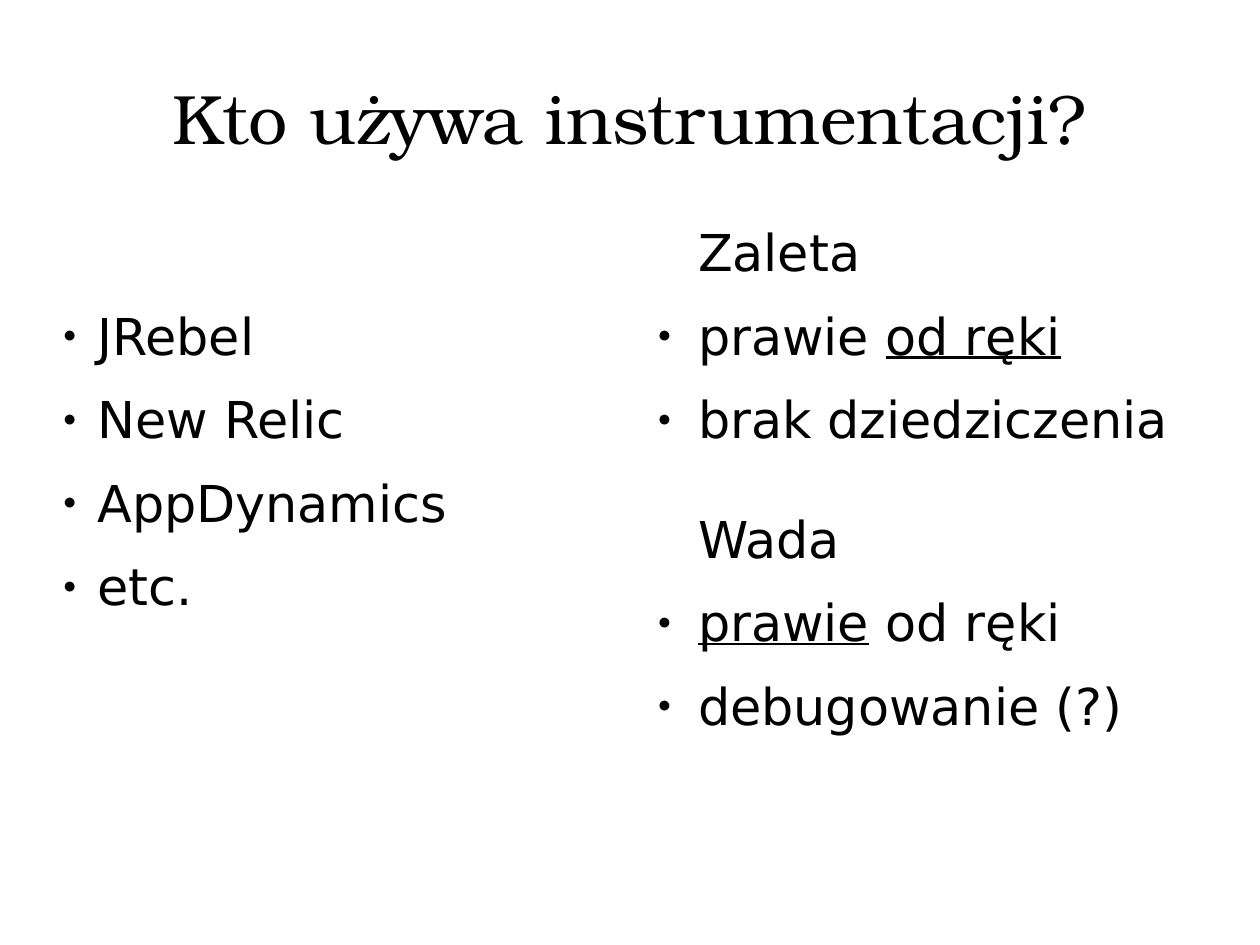
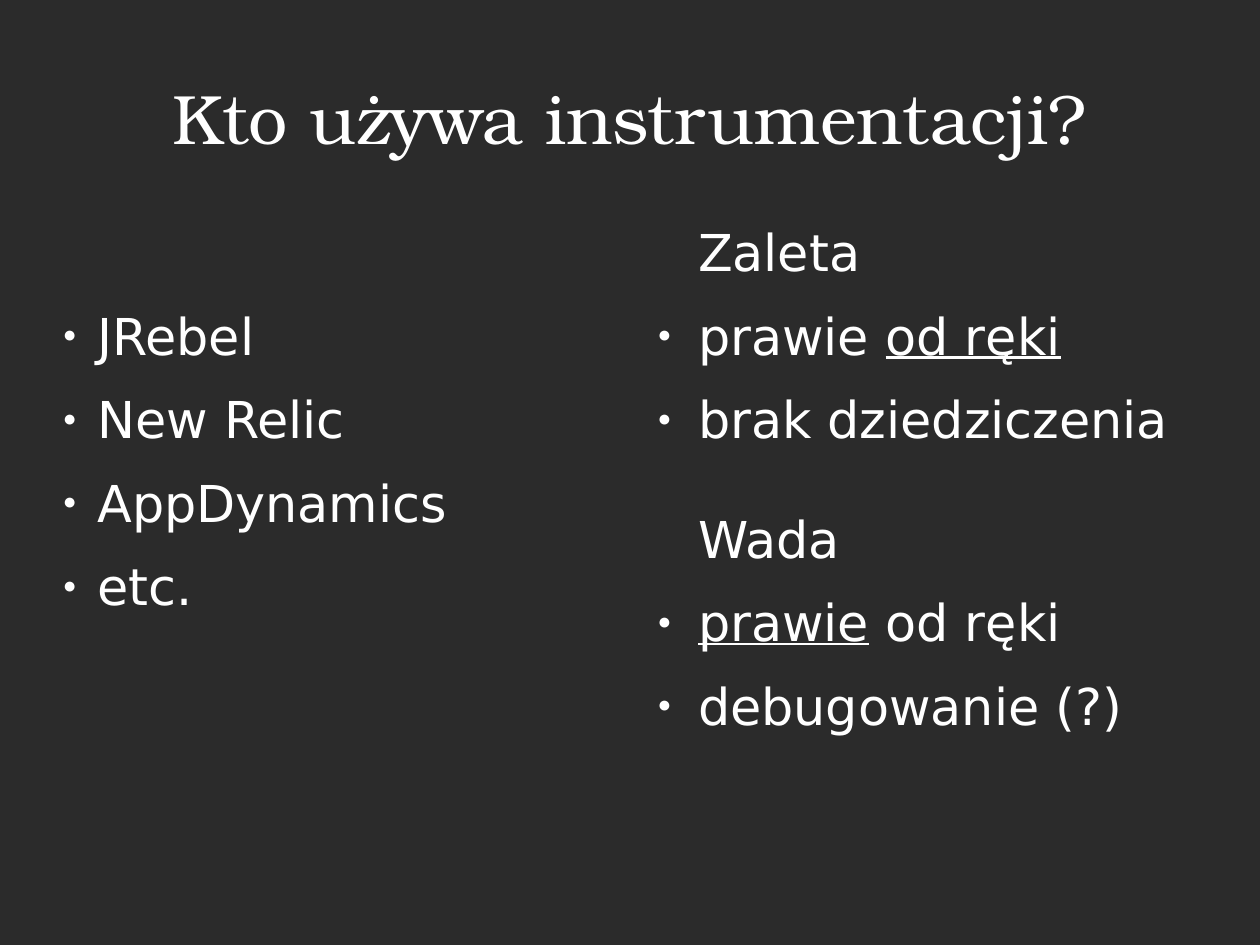
Before and after one commit to tirpitz-verus/bytebuddy-agent-presentation, a slide deck: slide 11 of slides.odp. Drawn at 1260x945 pixels with LibreOffice and Linux fonts; fonts in the diff are those of the drawing; background and template pictures are left out; a plain dark background stands for a picture behind light text. Boxes give left, top, right and bottom in pixels: in the first picture for what was removed or moved away, otherwise in the second. Text is boxed around its words. In the diff, an @@ line names an element or a change of style, - is before the commit and + after.

Commit message:
slides update

```diff
--- a/slides.odp
+++ b/slides.odp
@@ background #FFFFFF to picture (left out) @@
@@ title "Kto używa instrumentacji?" at (172, 95, 1087, 160): text colour #000000 to #FFFFFF @@
@@ text colour #000000 to #FFFFFF; bullet colour #000000 to #FFFFFF in 3 elements at (97, 316, 447, 606), (698, 232, 1168, 439), (698, 519, 1061, 736) @@
```
Also in this commit, not shown: 15 other slides changed.
